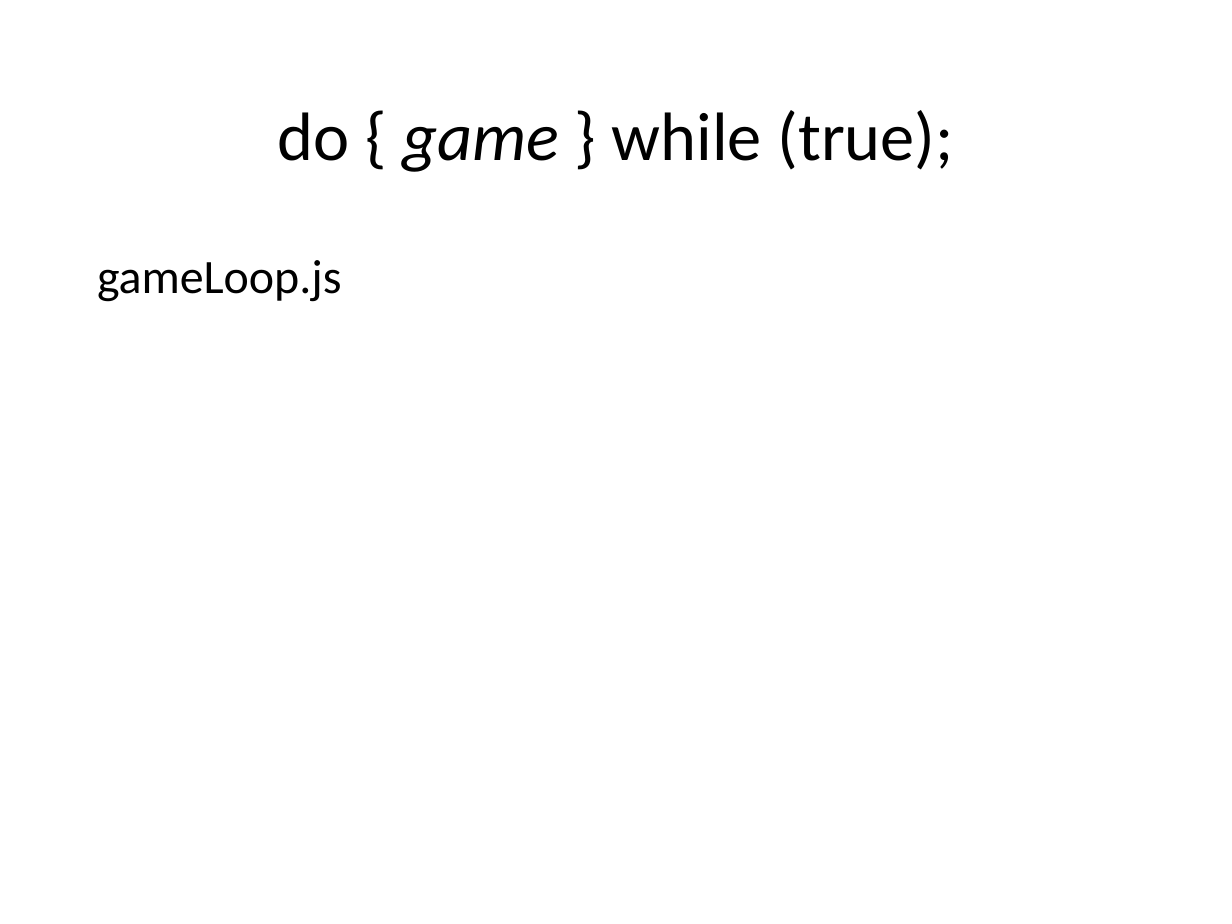
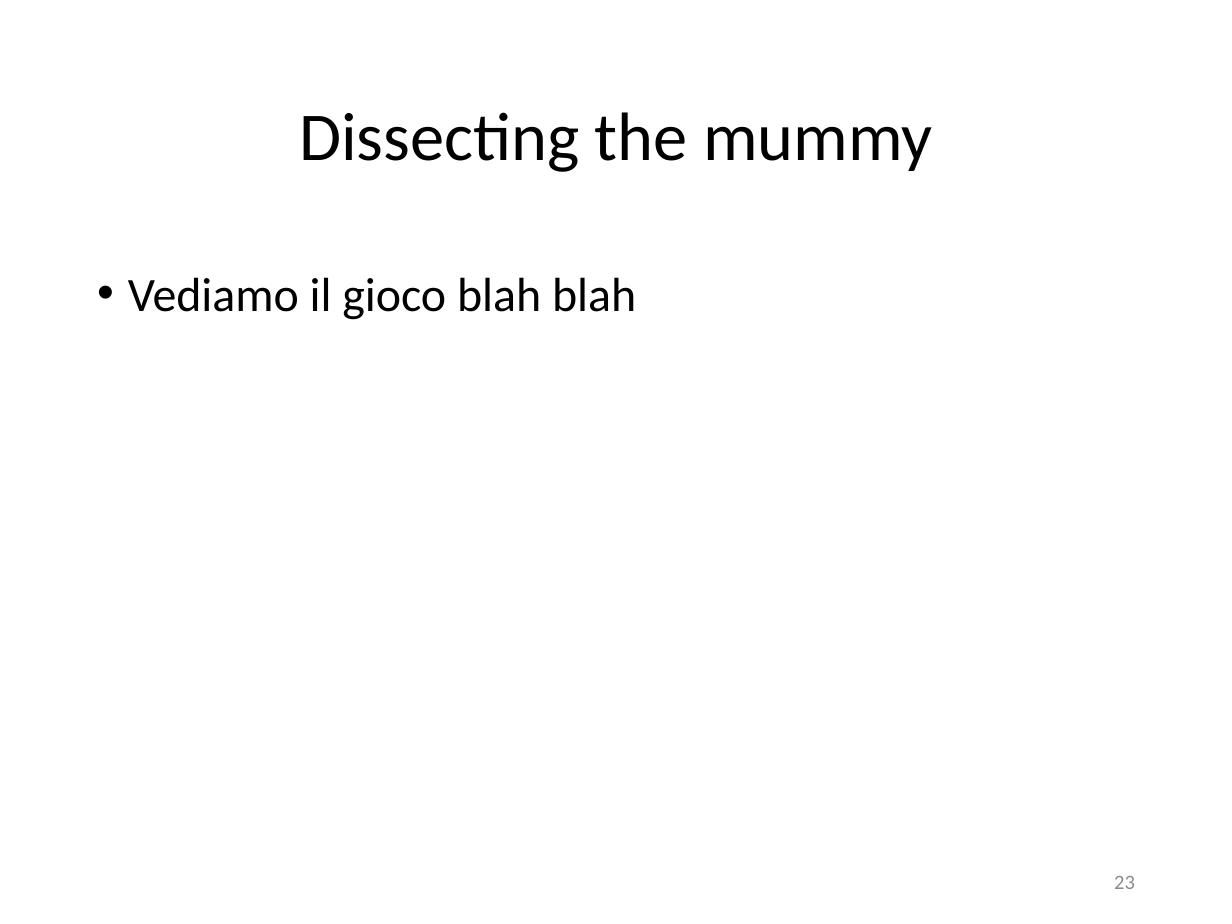
Before and after one commit to Lotti/codemotion2014, a slide deck: slide 23 of codemotion.pptx (slide 10 before the commit). Drawn at 1232x924 pixels with LibreOffice and Linux fonts; fonts in the diff are those of the drawing; background and template pictures are left out. Boxes give left, top, right and bottom in pixels: in the first picture for what was removed or moved away, otherwise in the second. Text is boxed around its words. In the diff, an @@ line names an element or a change of style, - is before the commit and + after.

```diff
--- a/codemotion.pptx
+++ b/codemotion.pptx
@@ title at (x1=299, y1=112, x2=932, y2=172): text changed @@
-do { game } while (true);
+Dissecting the mummy
@@ text at (x1=128, y1=277, x2=636, y2=320): text changed @@
-gameLoop.js
+• Vediamo il gioco blah blah
@@ page number added at (x1=1114, y1=876, x2=1135, y2=889), 12 pt, text #8C8C8C @@
+23
```
Also in this commit, not shown: 13 other slides changed, 8 slides added, 10 other files.
